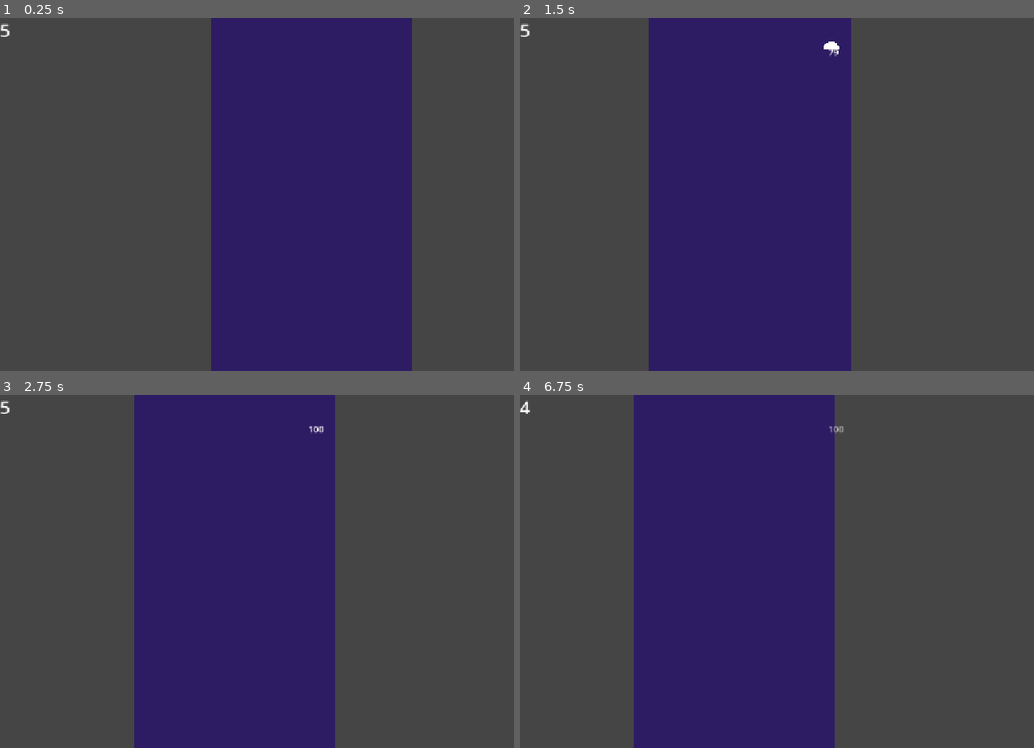
Above: before the commit, frames 1-4 (two rows, left to right).
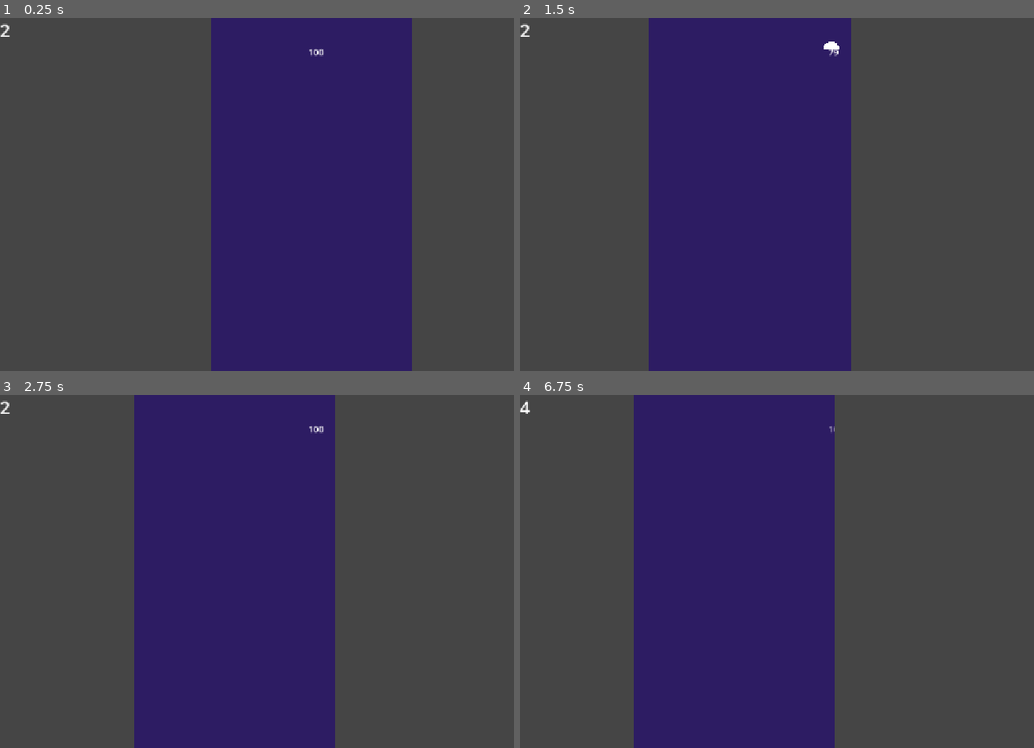
Above: after the commit, the same moments.

Repository: crissoll/Fail-Safe-Game-Jam
Game: Godot game, scene res://scenes/levels/basic_level.tscn
Two runs of this game, one before a commit and one after it. Both use one fixed random seed, a clock stepped at 60 frames per second and the inputs below.
Inputs:
- Up to frame 1 (0.25 s): no input
- Up to frame 2 (1.5 s): tap Enter (reset_level) at 0.5 s; hold D (right) 0.53-1.28 s; tap Space (switch_dimension) at 0.6, 1.35 s; hold Up (slow_down) from 1.28 s (still down)
- Up to frame 3 (2.75 s): tap Enter (reset_level) at 2 s; release Up (slow_down) at 2.03 s; hold D (right) from 2.03 s (still down); tap Space (switch_dimension) at 2.1 s
- Up to frame 4 (6.75 s): tap Space (switch_dimension) every 0.75 s from 2.85 to 6.6 s; tap Enter (reset_level) at 3.5, 5, 5.75 s; release D (right) at 3.53 s; hold A (left) 3.53-5.03 s; hold Up (slow_down) 5.03-5.78 s; hold D (right) from 5.78 s (still down)

The runs differ from the first frame. In frame 1, less than 0.1% of the frame differs, in the area x 0-64%, y 1-11%; in frame 2, less than 0.1%; in frame 3, less than 0.1%; in frame 4, less than 0.1%.

Commit message:
created obstacle tile set tres file

Diff:
--- /dev/null
+++ b/first-prototype----dropper-/resources/obstacles_tile_set.tres
@@ -0,0 +1,26 @@
+[gd_resource type="TileSet" format=3 uid="uid://drk1jqq2sjpsv"]
+
+[ext_resource type="PackedScene" uid="uid://d3f76t3h7lvo8" path="res://scenes/game-objects/spirit-obstacle.tscn" id="1_nr1i2"]
+[ext_resource type="PackedScene" uid="uid://boiq8madn315w" path="res://scenes/game-objects/obstacle.tscn" id="2_s6pe6"]
+[ext_resource type="PackedScene" uid="uid://bfda0qeec7nmx" path="res://scenes/game-objects/jellyfish.tscn" id="3_c0ucp"]
+[ext_resource type="PackedScene" uid="uid://chrokuq207ra4" path="res://scenes/game-objects/jellyfish - medium bounce.tscn" id="4_kp5kf"]
+[ext_resource type="PackedScene" uid="uid://betqyvcv4q1el" path="res://scenes/game-objects/jellyfish - strong bounce.tscn" id="5_py4jg"]
+
+[sub_resource type="TileSetScenesCollectionSource" id="TileSetScenesCollectionSource_m7iyv"]
+resource_name = "Spritual Obstacles"
+scenes/1/scene = ExtResource("1_nr1i2")
+
+[sub_resource type="TileSetScenesCollectionSource" id="TileSetScenesCollectionSource_tn7vo"]
+resource_name = "Obstacles"
+scenes/1/scene = ExtResource("2_s6pe6")
+
+[sub_resource type="TileSetScenesCollectionSource" id="TileSetScenesCollectionSource_4tl2j"]
+resource_name = "Jellyfish"
+scenes/1/scene = ExtResource("3_c0ucp")
+scenes/2/scene = ExtResource("4_kp5kf")
+scenes/3/scene = ExtResource("5_py4jg")
+
+[resource]
+sources/1 = SubResource("TileSetScenesCollectionSource_tn7vo")
+sources/0 = SubResource("TileSetScenesCollectionSource_m7iyv")
+sources/2 = SubResource("TileSetScenesCollectionSource_4tl2j")
--- a/first-prototype----dropper-/scenes/levels/basic_level.tscn
+++ b/first-prototype----dropper-/scenes/levels/basic_level.tscn
@@ -4,39 +4,22 @@
 [ext_resource type="PackedScene" uid="uid://r7k1qw2pa4l7" path="res://scenes/player.tscn" id="1_m3wy8"]
 [ext_resource type="PackedScene" uid="uid://boiq8madn315w" path="res://scenes/game-objects/obstacle.tscn" id="2_0e48y"]
 [ext_resource type="PackedScene" uid="uid://ds6067ev8qkh7" path="res://scenes/levels/empty_level.tscn" id="3_56njm"]
-[ext_resource type="PackedScene" uid="uid://d3f76t3h7lvo8" path="res://scenes/game-objects/spirit-obstacle.tscn" id="3_cv06b"]
-[ext_resource type="PackedScene" uid="uid://bfda0qeec7nmx" path="res://scenes/game-objects/jellyfish.tscn" id="4_7fkf7"]
 [ext_resource type="Script" uid="uid://dvu8e3616qcd1" path="res://scripts/autoloads/game_manager.gd" id="4_kuyue"]
+[ext_resource type="TileSet" uid="uid://drk1jqq2sjpsv" path="res://resources/obstacles_tile_set.tres" id="5_m7iyv"]
 [ext_resource type="Script" uid="uid://cxm3gc2desgsl" path="res://scripts/classes/move_component.gd" id="7_1ak8g"]
-[ext_resource type="PackedScene" uid="uid://chrokuq207ra4" path="res://scenes/game-objects/jellyfish - medium bounce.tscn" id="8_aperb"]
-[ext_resource type="PackedScene" uid="uid://betqyvcv4q1el" path="res://scenes/game-objects/jellyfish - strong bounce.tscn" id="9_4tl2j"]
 
 [sub_resource type="LabelSettings" id="LabelSettings_4tl2j"]
 font_size = 32
-
-[sub_resource type="TileSetScenesCollectionSource" id="TileSetScenesCollectionSource_m7iyv"]
-resource_name = "Spritual Obstacles"
-scenes/1/scene = ExtResource("3_cv06b")
-
-[sub_resource type="TileSetScenesCollectionSource" id="TileSetScenesCollectionSource_tn7vo"]
-resource_name = "Obstacles"
-scenes/1/scene = ExtResource("2_0e48y")
-
-[sub_resource type="TileSetScenesCollectionSource" id="TileSetScenesCollectionSource_4tl2j"]
-resource_name = "Jellyfish"
-scenes/1/scene = ExtResource("4_7fkf7")
-scenes/2/scene = ExtResource("8_aperb")
-scenes/3/scene = ExtResource("9_4tl2j")
-
-[sub_resource type="TileSet" id="TileSet_u25ut"]
-sources/1 = SubResource("TileSetScenesCollectionSource_tn7vo")
-sources/0 = SubResource("TileSetScenesCollectionSource_m7iyv")
-sources/2 = SubResource("TileSetScenesCollectionSource_4tl2j")
 
 [node name="BasicLevel" type="Node2D" unique_id=1478944514]
 
 [node name="GameManager" type="Node2D" parent="." unique_id=326495801]
 script = ExtResource("4_kuyue")
+
+[node name="player" parent="." unique_id=440862904 node_paths=PackedStringArray("health_label") instance=ExtResource("1_m3wy8")]
+position = Vector2(149, 33)
+camera_change_speed = 600.0
+health_label = NodePath("../CanvasLayer/HealthLabel")
 
 [node name="CanvasLayer" parent="." unique_id=1674361281 instance=ExtResource("1_1ak8g")]
 
@@ -50,15 +33,9 @@
 height = 1290.0
 player = NodePath("../player")
 
-[node name="player" parent="." unique_id=440862904 node_paths=PackedStringArray("health_label") instance=ExtResource("1_m3wy8")]
-position = Vector2(149, 33)
-gravity_scale = 0.0
-camera_change_speed = 600.0
-health_label = NodePath("../CanvasLayer/HealthLabel")
-
 [node name="Obstacles" type="TileMapLayer" parent="." unique_id=1618841191]
 tile_map_data = PackedByteArray("AAABAA8AAgAAAAAAAQD+/x8AAgAAAAAAAQD7/xsAAAAAAAAAAQD8/xsAAAAAAAAAAQD8/xoAAAAAAAAAAQD9/x …(1104 unchanged characters)…
-tile_set = SubResource("TileSet_u25ut")
+tile_set = ExtResource("5_m7iyv")
 
 [node name="obstacles" type="Node2D" parent="." unique_id=1045298879]
 position = Vector2(-151, -156)
